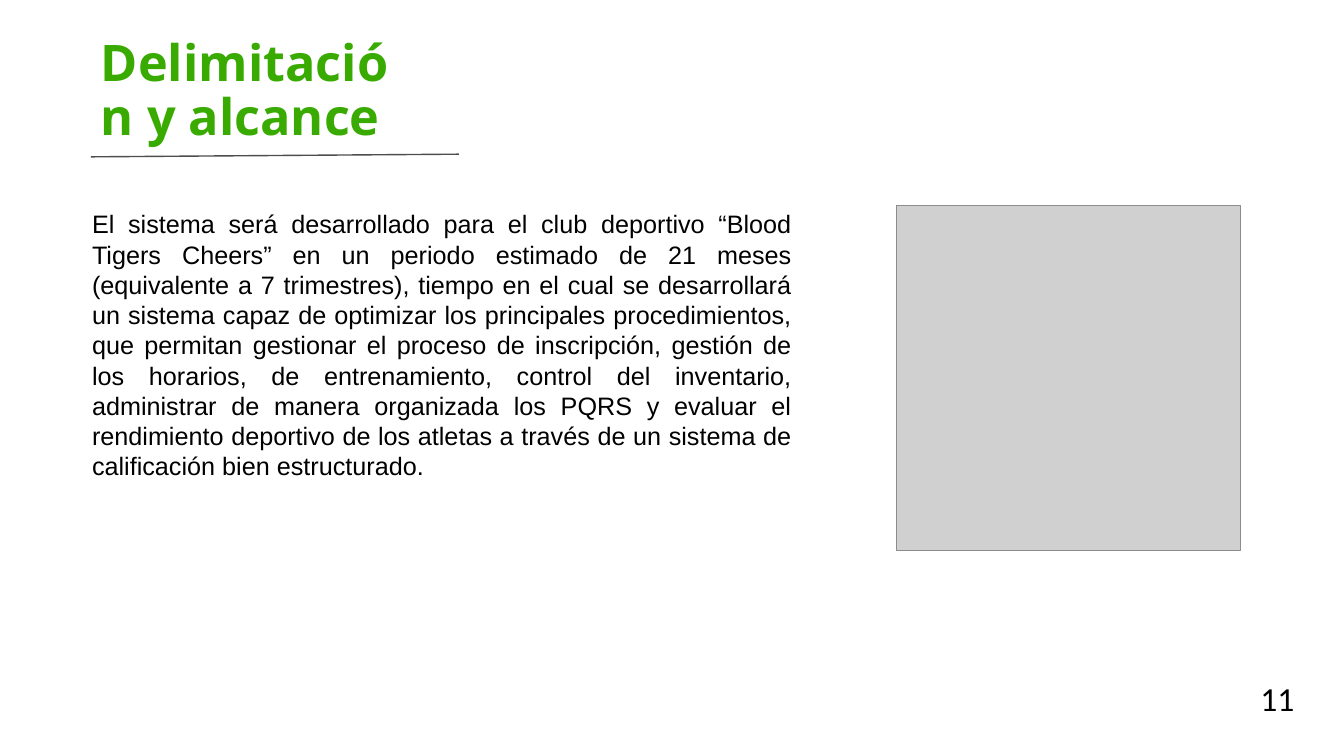
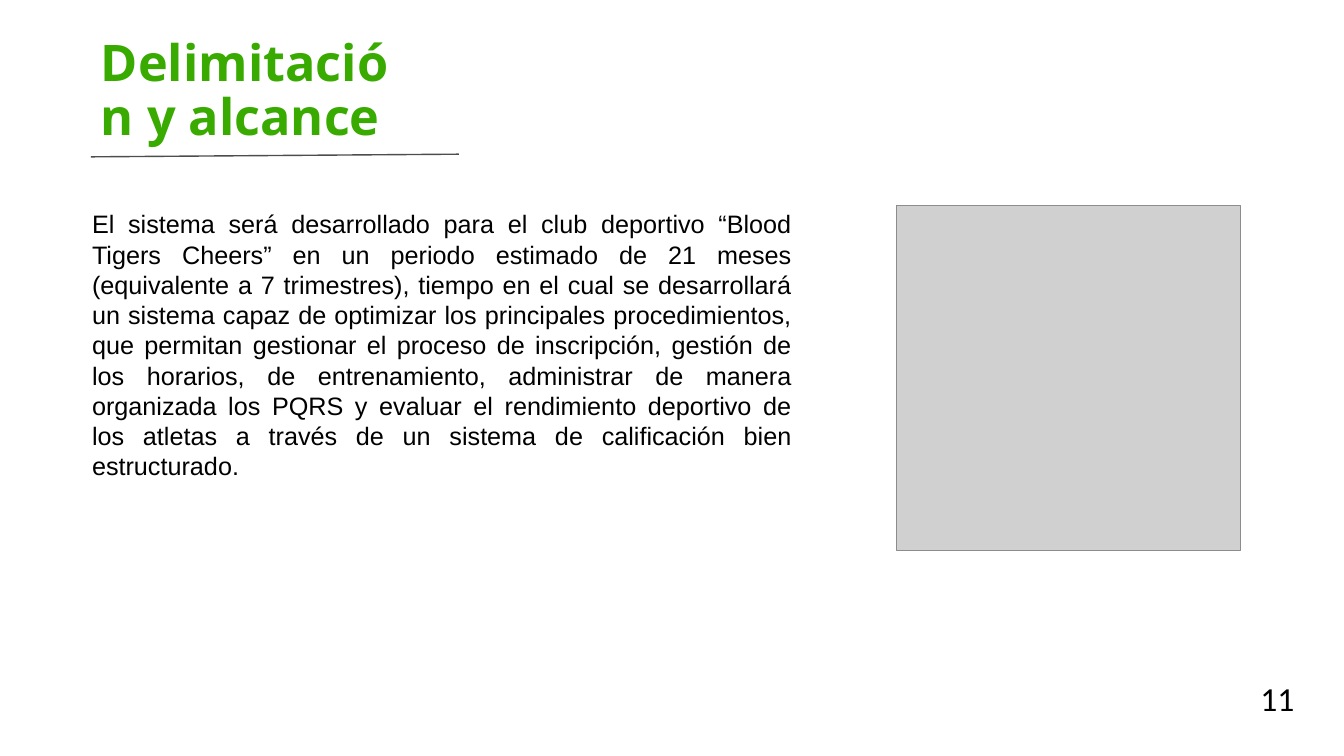
Before and after one commit to DONLEO21/Pruebas, a slide deck: slide 11 of Documentación/Presentacion_SENA_CheerClick_I.pptx. Drawn at 1344x756 pixels with LibreOffice and Linux fonts; fonts in the diff are those of the drawing; grey boxes stand for pictures; background and template pictures are left out. Boxes give left, top, right and bottom in pixels: in the first picture for what was removed or moved away, otherwise in the second. Text is boxed around its words. In the diff, an @@ line names an element or a change of style, - is before the commit and + after.

Commit message:
Segunda Versión Presentación CheerClick I

```diff
--- a/Documentación/Presentacion_SENA_CheerClick_I.pptx
+++ b/Documentación/Presentacion_SENA_CheerClick_I.pptx
@@ text at [92,214,792,476]: text changed @@
-El sistema será desarrollado para el club deportivo “Blood Tigers Cheers” en un periodo estimado de 21 meses (equivalente a 7 trimestres), tiempo en el cual se desarrollará un sistema capaz de optimizar los principales procedimientos, que permitan gestionar el proceso de inscripción, gestión de los horarios, de entrenamiento, control del inventario, administrar de manera organizada los PQRS y evaluar el rendimiento deportivo de los atletas a través de un sistema de calificación bien estructurado.
+El sistema será desarrollado para el club deportivo “Blood Tigers Cheers” en un periodo estimado de 21 meses (equivalente a 7 trimestres), tiempo en el cual se desarrollará un sistema capaz de optimizar los principales procedimientos, que permitan gestionar el proceso de inscripción, gestión de los horarios, de entrenamiento, administrar de manera organizada los PQRS y evaluar el rendimiento deportivo de los atletas a través de un sistema de calificación bien estructurado.
```
Also in this commit, not shown: 5 other slides changed, 2 slides removed.
